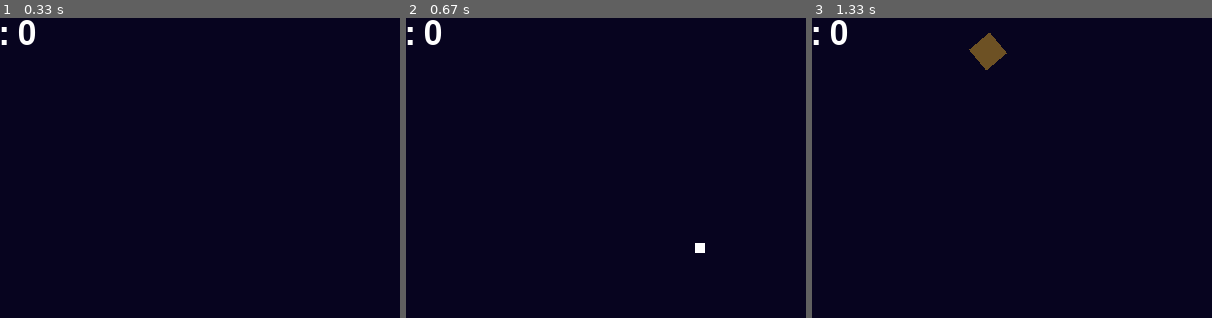
Above: before the commit, frames 1-3 (left to right).
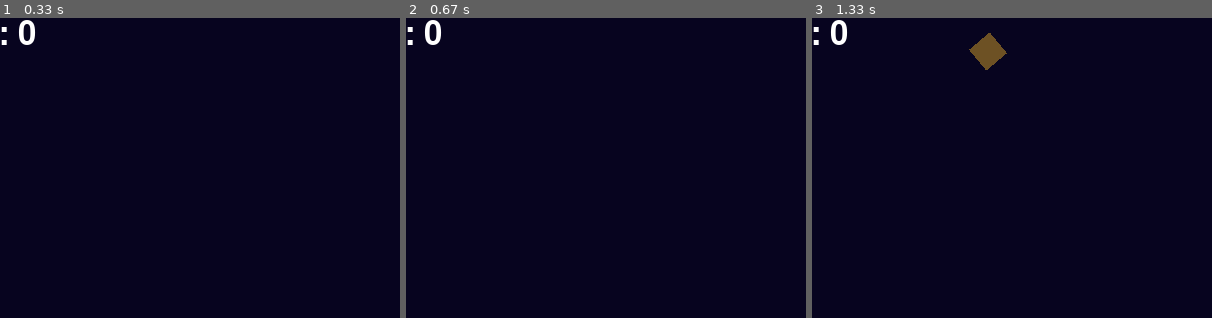
Above: after the commit, the same moments.

Repository: gnikkoch96/pygame-projects
Game: pygame game, started from test_game/shootemup_game/main.py
The game is run twice, just before and just after one commit, with the same random seed, the same clock (stepped at 60 frames per second) and the same inputs.
Inputs:
- Up to frame 1 (0.33 s): no input
- Up to frame 2 (0.67 s): tap Space at 0.33 s
- Up to frame 3 (1.33 s): hold Right 0.67-1.13 s; hold Right from 1.17 s (still down)
The pictures show only the part of the screen within x 12-62%, y 0-50%; the shares and areas given below are measured in that part.

Frame 1 is identical in both runs. In frame 2, less than 0.1% of the frame differs, in the area x 72-75%, y 75-79%; in frame 3, nothing differs.

Commit message:
feat: add bullet direction enum and update direction type in Bullet class

Diff:
--- a/test_game/shootemup_game/entities/bullet.py
+++ b/test_game/shootemup_game/entities/bullet.py
@@ -6,9 +6,13 @@
     PLAYER = "player"
     ENEMY = "enemy"
 
+class BulletDirection(Enum):
+    UP = 1
+    DOWN = 0
+
 class Bullet:
     # direction (1 = up, 0 = down)
-    def __init__(self, x: int, y: int, speed: int = 2, direction: int = 1, owner: BulletOwner = BulletOwner.PLAYER):
+    def __init__(self, x: int, y: int, speed: int = 2, direction: BulletDirection = BulletDirection.UP, owner: BulletOwner = BulletOwner.PLAYER):
         self.x = x
         self.y = y
         self.width = 10
@@ -24,13 +28,13 @@
         pygame.draw.rect(screen, pygame.Color(self.color), self.rect)
 
     def update(self):
-        if self.direction == 1:
+        if self.direction == BulletDirection.UP:
             self.y -= self.speed
             self.rect.topleft = (self.x, self.y)
 
             if self.y <= 0:
                 self.is_alive = False
-        else:
+        else: # down
             self.y += self.speed
             self.rect.topleft = (self.x, self.y)
 
